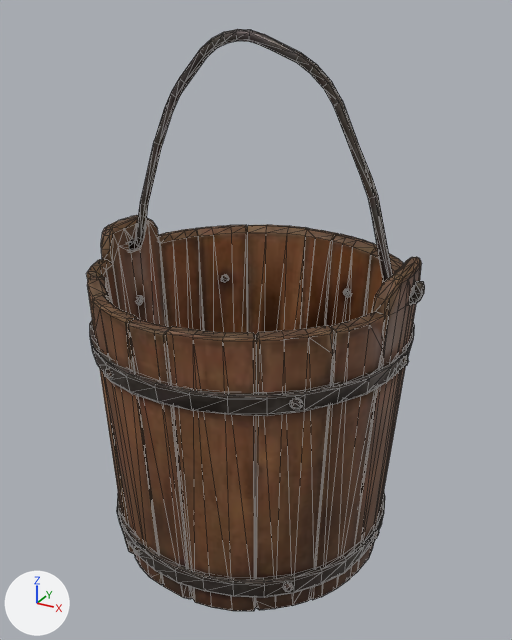
Before and after pictures for a commit that changed the glTF model eternal-god/app/src/main/assets/game/models/props/wooden_bucket_01.glb.
Camera for both pictures: a camera (50 mm lens) standing at (0.341, -0.609, 0.567) and looking at (0.007, -0.002, 0.264). Lighting does not change. The marker at lower left points along +X, +Y and +Z. The first picture is the older version. Mesh edges are drawn as thin lines. Vertices at exactly the same position are counted once.

The older version as bpy lines, for what is in view:
```python
me_cylinder = bpy.data.meshes.new('Cylinder')
me_cylinder.from_pydata(...)  # 1811 vertices, 3061 faces; spans x -0.173..0.174, y -0.172..0.17, z 0.0..0.349
me_cylinder.materials.append(mat_wooden_bucket_01)
me_plane = bpy.data.meshes.new('Plane')
me_plane.from_pydata(...)  # 177 vertices, 350 faces; spans x -0.184..0.183, y -0.004..0.004, z -0.008..0.229
me_plane.materials.append(mat_wooden_bucket_01)
ob_wooden_bucket_01 = bpy.data.objects.new('wooden_bucket_01', me_cylinder)
ob_wooden_bucket_01.location = (0.0, 0.0, 0.0)
ob_wooden_bucket_01_handle = bpy.data.objects.new('wooden_bucket_01_handle', me_plane)
ob_wooden_bucket_01_handle.location = (0.0, 0.0, 0.321)
```
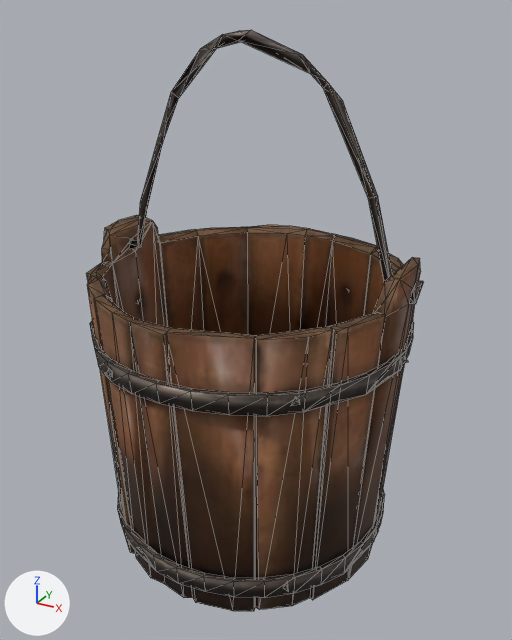
Edits to the bpy script that builds the scene:
```text
Change me_cylinder:
    used by ob_wooden_bucket_01; location = (0.0, 0.0, 0.0)
    remove me_cylinder.from_pydata(...)  # 1811 vertices, 3061 faces; spans x -0.173..0.174, y -0.172..0.17, z 0.0..0.349
    add me_cylinder.from_pydata(...)  # 684 vertices, 1028 faces; spans x -0.172..0.174, y -0.171..0.168, z 0.0..0.348
    me_cylinder part 1: 1 vertex moved within x 0.128, y -0.038, z 0.001; 1127 vertices removed from x -0.173..0.173, y -0.172..0.17, z 0.0..0.349
Change me_plane:
    used by ob_wooden_bucket_01_handle; location = (0.0, 0.0, 0.321)
    remove me_plane.from_pydata(...)  # 177 vertices, 350 faces; spans x -0.184..0.183, y -0.004..0.004, z -0.008..0.229
    add me_plane.from_pydata(...)  # 45 vertices, 86 faces; spans x -0.184..0.18, y -0.004..0.004, z -0.008..0.228
    me_plane part 2
    132 vertices are removed from x -0.184..0.183, y -0.004..0.004, z -0.007..0.229
    349 faces are deleted
    85 new faces join them
```

Boxes (x1, y1, x2, y2) around the edits, measured in the pictures (512 x 640 px):
'wooden_bucket_01', reshaped: before (87, 215, 422, 611); after (87, 215, 420, 611)
'wooden_bucket_01_handle', reshaped: before (129, 29, 425, 304); after (129, 30, 423, 304)
part 1 of me_cylinder, cut back (brown): before (87, 215, 422, 611)
